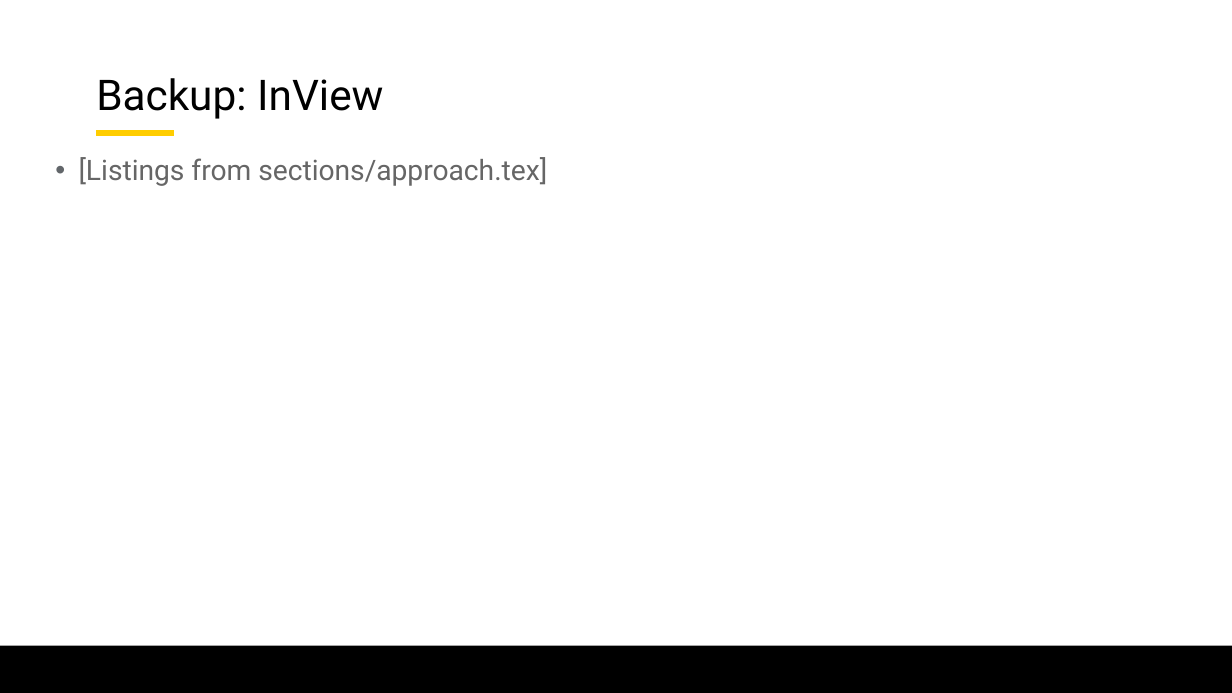
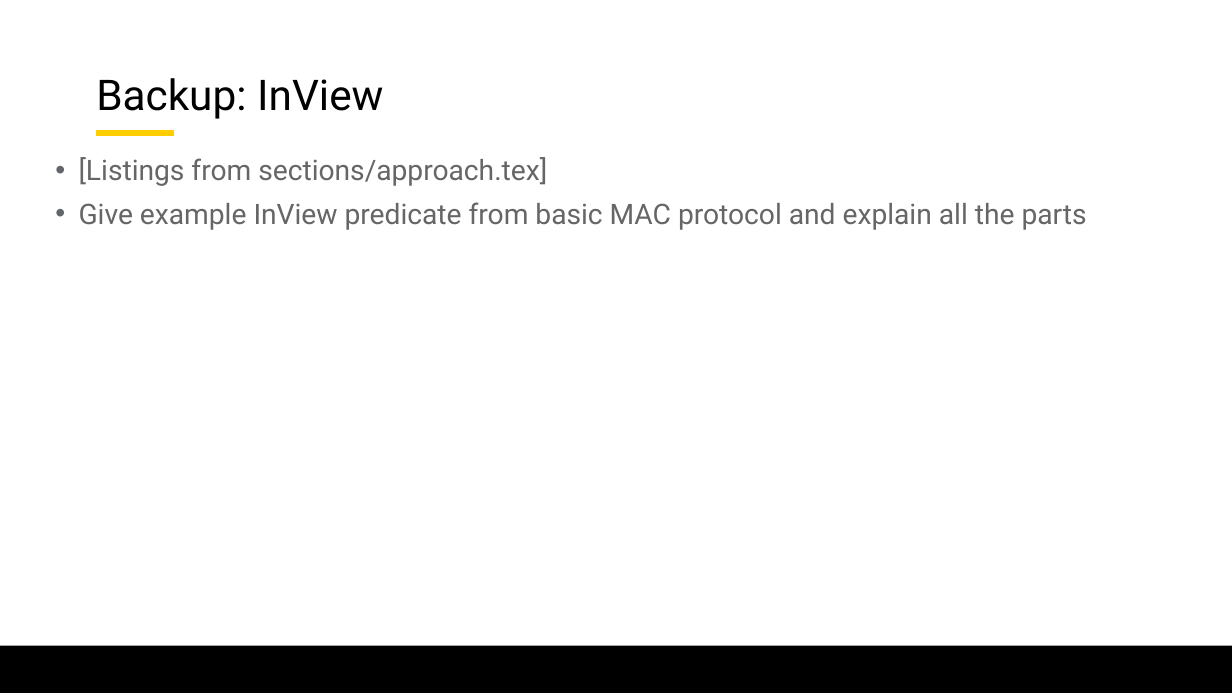
Before and after one commit to lorchrob/graduate_research_symposium, a slide deck: slide 68 of symposium_slides.pptx (slide 40 before the commit). Drawn at 1232x693 pixels with LibreOffice and Linux fonts; fonts in the diff are those of the drawing; background and template pictures are left out. Boxes give left, top, right and bottom in pixels: in the first picture for what was removed or moved away, otherwise in the second. Text is boxed around its words. In the diff, an @@ line names an element or a change of style, - is before the commit and + after.

```diff
--- a/symposium_slides.pptx
+++ b/symposium_slides.pptx
@@ text at (79, 202, 1087, 230): paragraph added @@
+• Give example InView predicate from basic MAC protocol and explain all the parts
```
Also in this commit, not shown: 36 other slides changed, 28 slides added.
